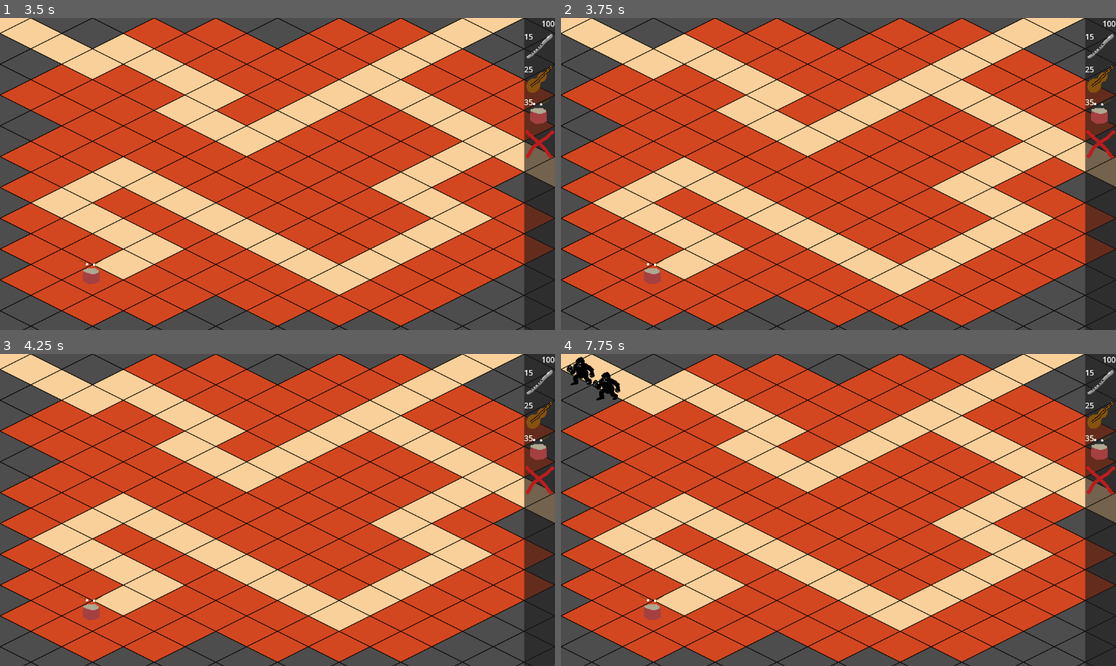
Above: before the commit, frames 1-4 (two rows, left to right).
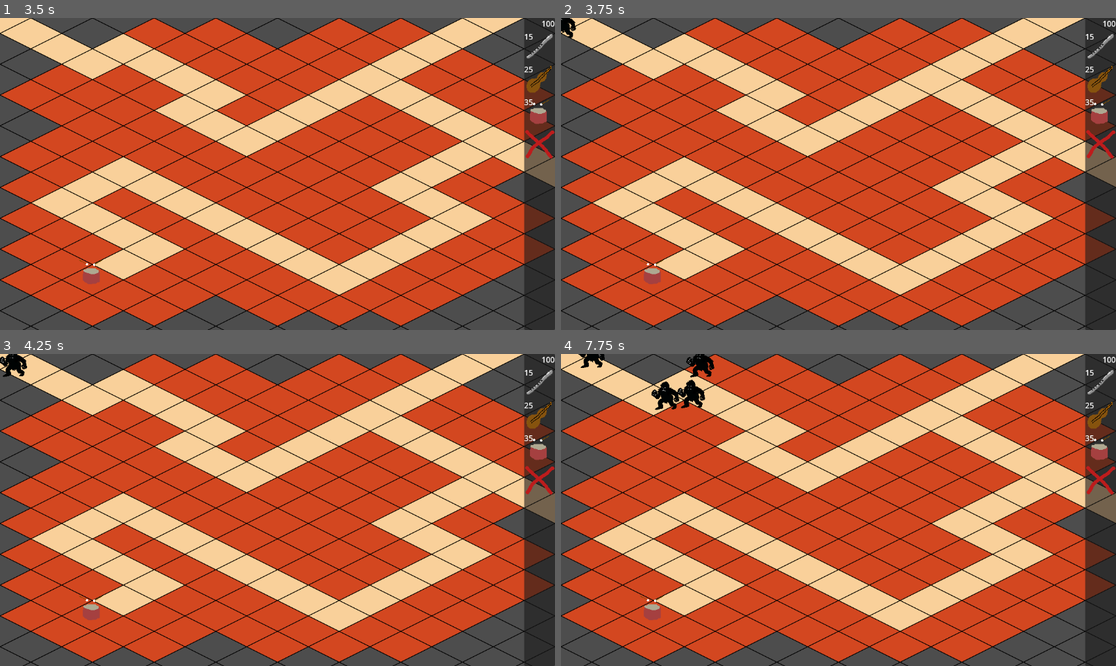
Above: after the commit, the same moments.

Repository: HedgeLizards/lout
Game: Godot game, scene res://scenes/world.tscn
The game is run twice, just before and just after one commit, with the same random seed, the same clock (stepped at 60 frames per second) and the same inputs.
Inputs (mouse positions are in pixels of both pictures, inside the frame that each line leads up to):
- Up to frame 1 (3.5 s): tap Enter at 0.5, 2 s; move the mouse to (538, 46) at 0.52 s; click (538, 46) at 0.67 s; tap Space at 1.25, 2.75 s; move the mouse to (538, 80) at 1.27 s; click (538, 80) at 1.42 s; move the mouse to (538, 111) at 2.02 s; click (538, 111) at 2.17 s; move the mouse to (538, 145) at 2.77 s; click (538, 145) at 2.92 s
- Up to frame 2 (3.75 s): tap Enter at 3.5 s; move the mouse to (1005, 220) at 3.52 s; click (1005, 220) at 3.67 s
- Up to frame 3 (4.25 s): no input
- Up to frame 4 (7.75 s): move the mouse to (672, 463) at 4.27 s; click (672, 463) at 4.42 s; move the mouse to (866, 510) at 5.02 s; click (866, 510) at 5.17 s; move the mouse to (755, 432) at 5.77 s; click (755, 432) at 5.92 s; move the mouse to (960, 494) at 6.52 s; click (960, 494) at 6.67 s; move the mouse to (727, 525) at 7.27 s; click (727, 525) at 7.42 s

Frame 1 is identical in both runs. In frame 2, 0.1% of the frame differs, in the area x 0-3%, y 0-7%; in frame 3, 0.2%; in frame 4, 1.4%, in the area x 1-28%, y 0-19%.

Commit message:
add drum sound

Diff:
--- a/scenes/instruments/drums.tscn
+++ b/scenes/instruments/drums.tscn
@@ -1,7 +1,8 @@
-[gd_scene load_steps=4 format=3 uid="uid://dboht7lma5bom"]
+[gd_scene load_steps=5 format=3 uid="uid://dboht7lma5bom"]
 
 [ext_resource type="Script" uid="uid://cclguq0rtnkna" path="res://code/instrument.gd" id="1_qgidu"]
 [ext_resource type="Texture2D" uid="uid://c84vpl7lom7ij" path="res://art/instruments/drums.png" id="1_uuae0"]
+[ext_resource type="AudioStream" uid="uid://b7ned0264qdky" path="res://audio/Doordrum.wav" id="3_hv7od"]
 
 [sub_resource type="CircleShape2D" id="CircleShape2D_hv7od"]
 radius = 131.939
@@ -16,3 +17,7 @@
 
 [node name="CollisionShape2D" type="CollisionShape2D" parent="Area2D"]
 shape = SubResource("CircleShape2D_hv7od")
+
+[node name="AudioStreamPlayer" type="AudioStreamPlayer" parent="."]
+stream = ExtResource("3_hv7od")
+autoplay = true
--- a/scenes/world.tscn
+++ b/scenes/world.tscn
@@ -27,6 +27,7 @@
 tile_set = SubResource("TileSet_i7141")
 
 [node name="BeatTimer" type="Timer" parent="."]
+wait_time = 0.667
 autostart = true
 
 [node name="HBoxContainer" parent="." instance=ExtResource("5_71j4m")]
Not shown, added: audio/Doordrum.wav.import
Not shown, added: audio/Doordrum.m4a
Not shown, added: audio/Doordrum.wav
